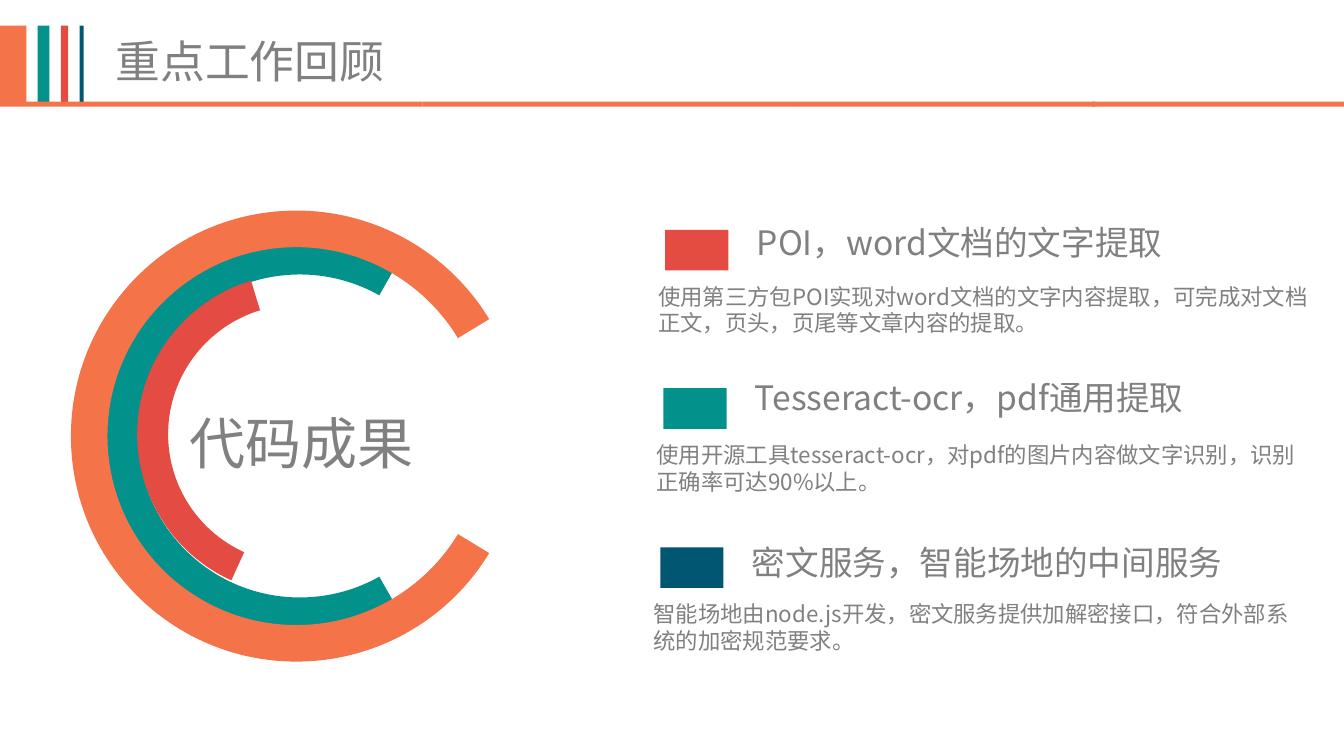
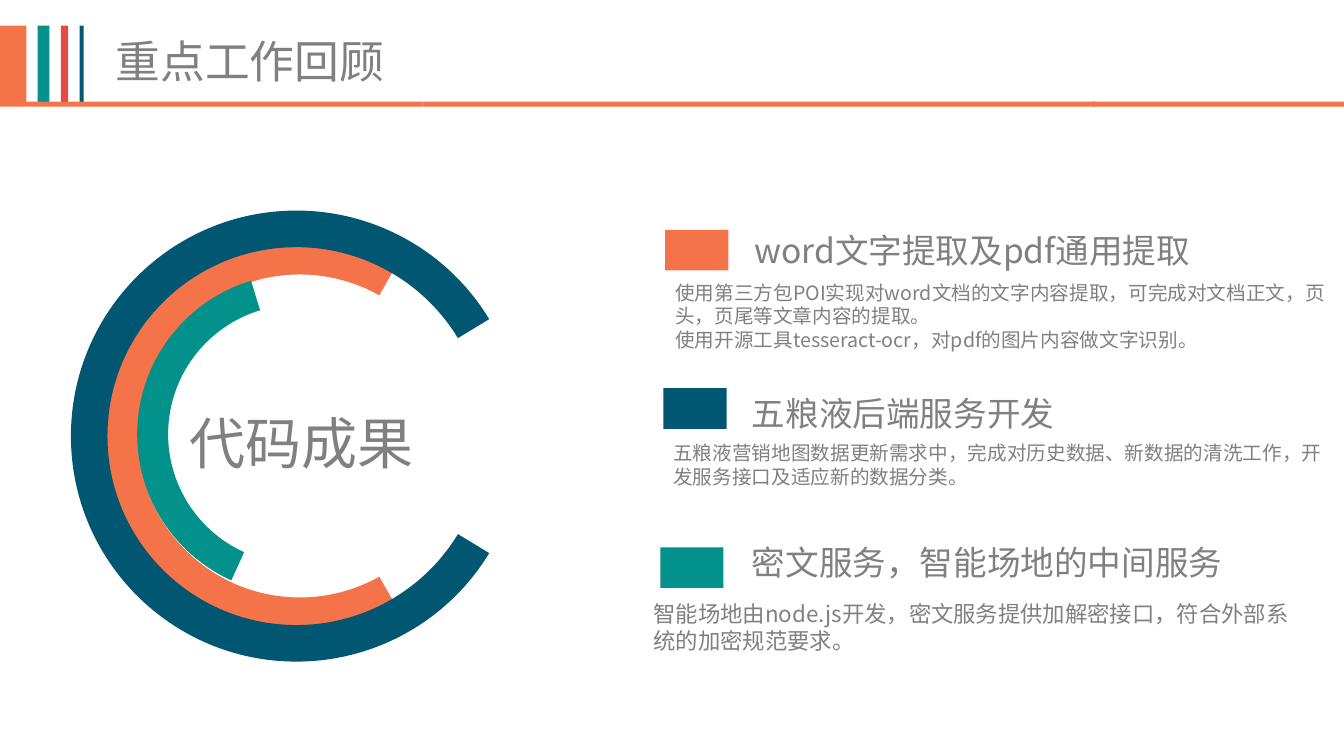
Before and after one commit to TinyWorker/speechless.github.io, a slide deck: slide 5 of images/通用商务.pptx. Drawn at 1344x756 pixels with LibreOffice and Linux fonts; fonts in the diff are those of the drawing; background and template pictures are left out. Boxes give left, top, right and bottom in pixels: in the first picture for what was removed or moved away, otherwise in the second. Text is boxed around its words. In the diff, an @@ line names an element or a change of style, - is before the commit and + after.

Commit message:
update pptx

```diff
--- a/images/通用商务.pptx
+++ b/images/通用商务.pptx
@@ freeform shape at (x1=71, y1=211, x2=521, y2=661): fill #F47349 to #015672 @@
@@ rectangle at (x1=665, y1=230, x2=729, y2=270): fill #E44B42 to #F47349 @@
@@ text at (x1=754, y1=234, x2=1190, y2=271): text changed @@
-POI，word文档的文字提取
+word文字提取及pdf通用提取
@@ freeform shape at (x1=107, y1=242, x2=494, y2=629): fill #02918B to #F47349 @@
@@ freeform shape at (x1=126, y1=263, x2=469, y2=605): fill #E44B42 to #02918B @@
@@ text "使用第三方包POI实现对word文档的文字内容提取，可完成对文档正文，页头，页尾等文章内容的提取。" moved from (x1=658, y1=286, x2=1307, y2=333) to (x1=675, y1=283, x2=1325, y2=352) @@
@@ text at (x1=675, y1=283, x2=1325, y2=325): size 16 to 14 pt in "使用第三方包POI实现对word文档的文字内容提取，可完成对文档正文，页头，页尾等文章内容的提取。" @@
@@ text at (x1=675, y1=330, x2=1197, y2=352): paragraph added @@
+使用开源工具tesseract-ocr，对pdf的图片内容做文字识别。
@@ rectangle at (x1=663, y1=388, x2=727, y2=429): fill #02918B to #015672 @@
@@ text removed at (x1=755, y1=382, x2=1184, y2=418) @@
-Tesseract-ocr，pdf通用提取
@@ text added at (x1=752, y1=398, x2=1054, y2=429), 24 pt, text #808080 @@
+五粮液后端服务开发
@@ text removed at (x1=657, y1=444, x2=1296, y2=492) @@
-使用开源工具tesseract-ocr，对pdf的图片内容做文字识别，识别正确率可达90%以上。
@@ text added at (x1=673, y1=443, x2=1321, y2=486), 14 pt, text #808080 @@
+五粮液营销地图数据更新需求中，完成对历史数据、新数据的清洗工作，开发服务接口及适应新的数据分类。
@@ rectangle at (x1=660, y1=547, x2=724, y2=588): fill #015672 to #02918B @@
```
Also in this commit, not shown: 4 other slides changed, 2 slides added, 2 slides removed.
